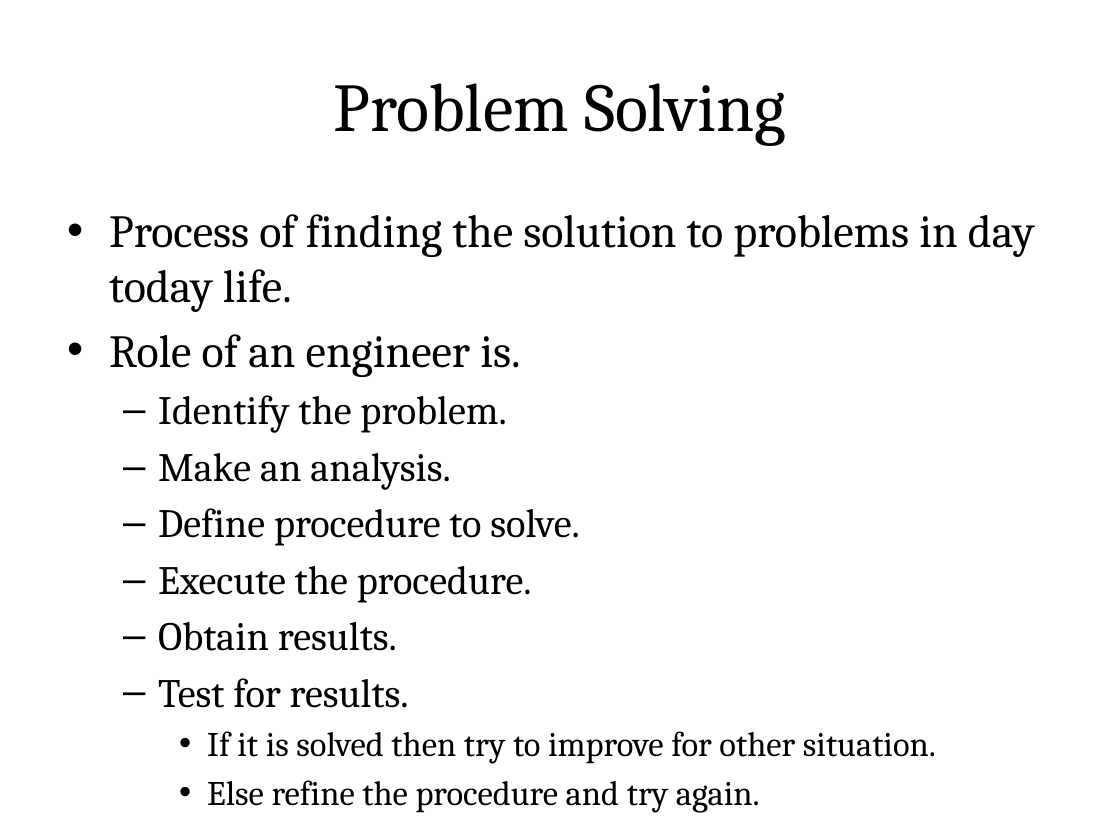
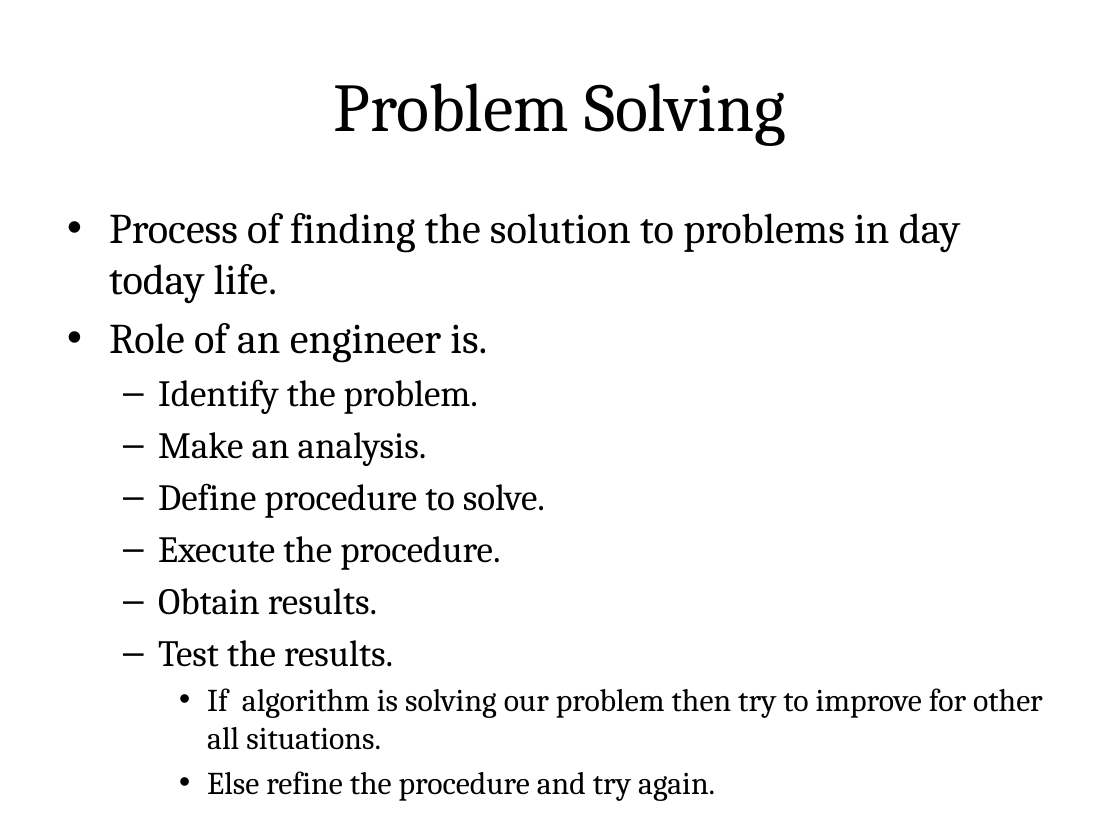
Before and after one commit to rajasekaran36/GE8151-Problem-Solving-and-Python-Programming, a slide deck: slide 3 of Slides/Unit 1/GE8151-U1-1-Algorithms.pptx. Drawn at 1120x840 pixels with LibreOffice and Linux fonts; fonts in the diff are those of the drawing. Boxes give left, top, right and bottom in pixels: in the first picture for what was removed or moved away, otherwise in the second. Text is boxed around its words. In the diff, an @@ line names an element or a change of style, - is before the commit and + after.

```diff
--- a/Slides/Unit 1/GE8151-U1-1-Algorithms.pptx
+++ b/Slides/Unit 1/GE8151-U1-1-Algorithms.pptx
@@ text at <box>109,213,961,801</box>: size 29.6 to 27.2 pt in "Process of finding the solution to problems ...", "Role of an engineer is."; size 25.9 to 23.8 pt in "Identify the problem.", "Make an analysis.", "Define procedure to solve.", "Execute the procedure." and 1 more places; size 22.2 to 20.4 pt in "Else refine the procedure and try again." @@
@@ text at <box>158,640,1043,750</box>: text changed; size 22.2 to 20.4 pt @@
-  – Test for results.
-    • If it is solved then try to improve for other situation.
+  – Test the results.
+    • If algorithm is solving our problem then try to improve for other all situations.
```
Also in this commit, not shown: 1 other slide changed, 2 other files.
